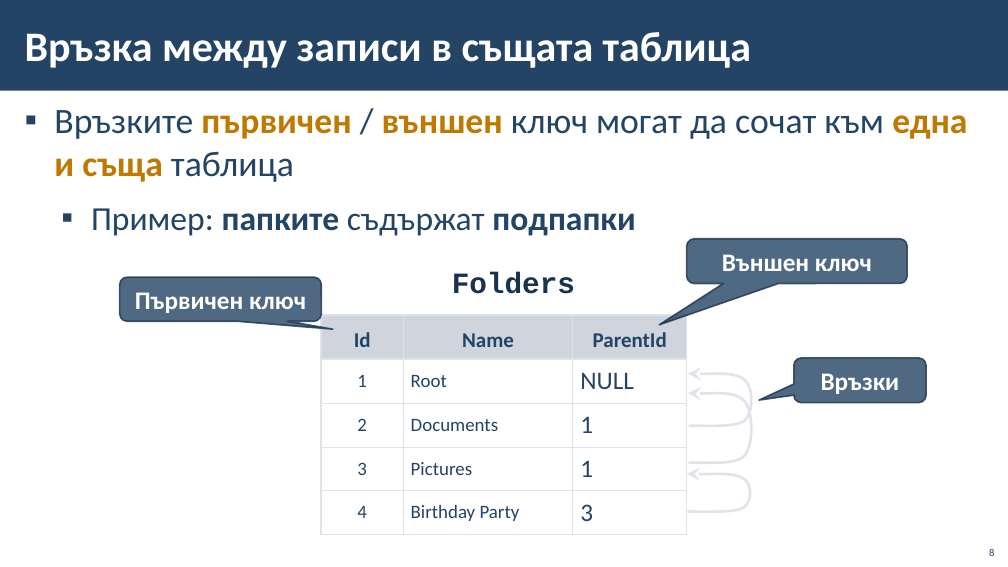
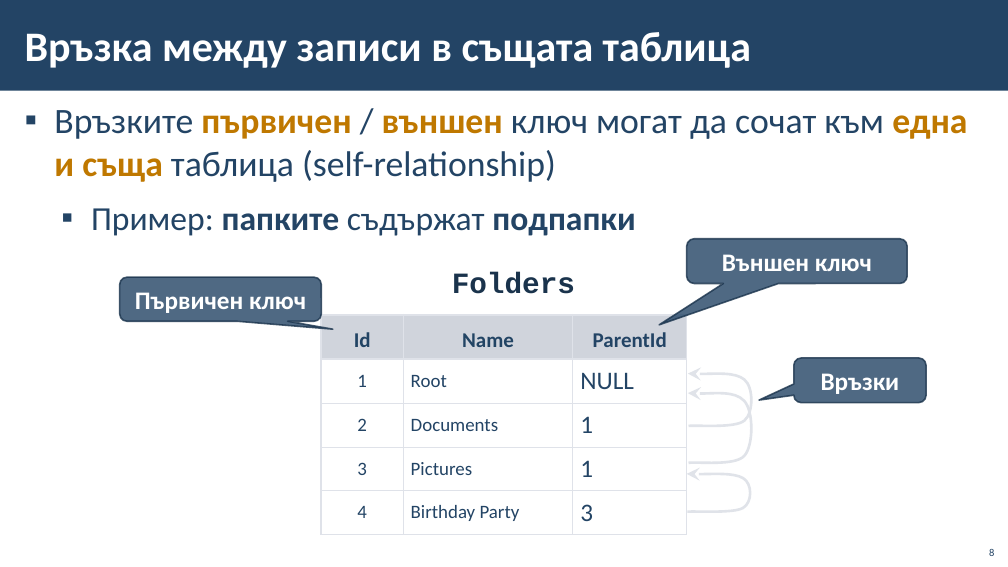
Before and after one commit to BG-IT-Edu/School-Programming, a slide deck: slide 8 of Courses/Software-Sciences/Module-3-Databases-New/07-Relationships-and-ER-Diagrams/07-Relationships-ER-Diagrams.pptx. Drawn at 1008x567 pixels with LibreOffice and Linux fonts; fonts in the diff are those of the drawing; background and template pictures are left out. Boxes give left, top, right and bottom in pixels: in the first picture for what was removed or moved away, otherwise in the second. Text is boxed around its words. In the diff, an @@ line names an element or a change of style, - is before the commit and + after.

```diff
--- a/Courses/Software-Sciences/Module-3-Databases-New/07-Relationships-and-ER-Diagrams/07-Relationships-ER-Diagrams.pptx
+++ b/Courses/Software-Sciences/Module-3-Databases-New/07-Relationships-and-ER-Diagrams/07-Relationships-ER-Diagrams.pptx
@@ text at bbox=[54, 110, 967, 182]: text changed @@
-▪ Връзките първичен / външен ключ могат да сочат към една и съща таблица
+▪ Връзките първичен / външен ключ могат да сочат към една и съща таблица (self-relationship)
```
Also in this commit, not shown: 12 other slides changed, 3 slides added, 10 other files.
